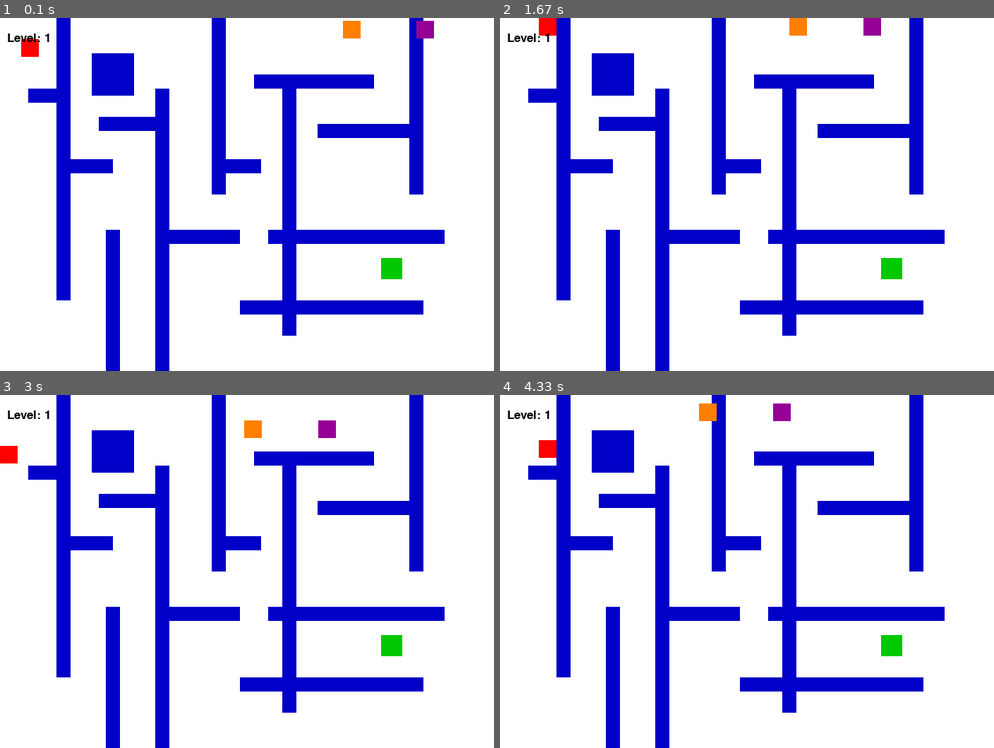
Above: before the commit, frames 1-4 (two rows, left to right).
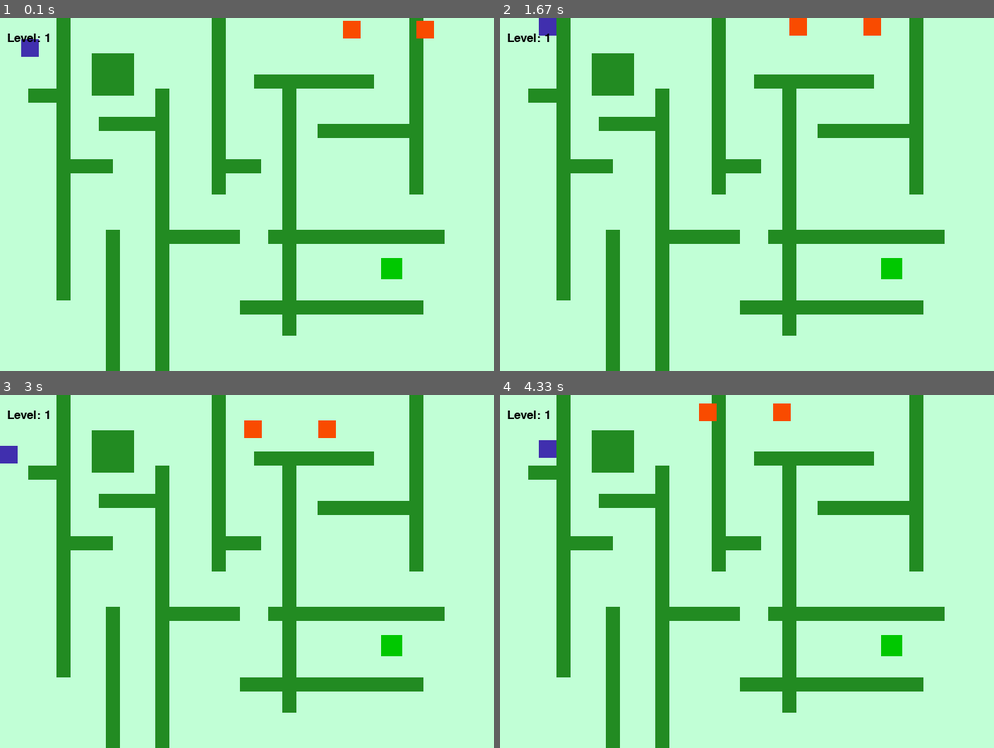
Above: after the commit, the same moments.

Repository: ruizmari192/RuizMarinaICS3C
Game: pygame game, started from pygame-assignment4.py
Two runs of this game, one before a commit and one after it. Both use one fixed random seed, a clock stepped at 60 frames per second and the inputs below.
Inputs:
- Up to frame 1 (0.1 s): no input
- Up to frame 2 (1.67 s): hold Right 0.33-0.8 s; hold Up 0.83-1.13 s; hold Right 1.17-1.63 s
- Up to frame 3 (3 s): hold Left 1.67-2.2 s; hold Down 2.23-2.53 s
- Up to frame 4 (4.33 s): hold Up 3-3.37 s; hold Right 3.4-4.03 s; hold Down from 4.07 s (still down)

The runs differ from the first frame. In frame 1, 100% of the frame differs, in the area x 0-100%, y 0-100%; in frame 2, 100%; in frame 3, 100%; in frame 4, 100%.

Commit message:
Trying to fix level 2

Diff:
--- a/pygame-assignment4.py
+++ b/pygame-assignment4.py
@@ -101,7 +101,8 @@
 # Set up colours
 WHITE = (255, 255, 255)
 BLUE = (0, 0, 200)
-RED = (255, 0, 0)
+PLAYER_COLOR = (64, 47, 174)
+RED = (249, 75, 0)
 GREEN = (0, 200, 0)
 BLACK = (0, 0, 0)
 PURPLE = (150, 0, 150)
@@ -109,6 +110,8 @@
 YELLOW = (255, 255, 0)
 GOLD = (225, 215, 0)
 BROWN = (165, 42, 42)
+DARK_GREEN = (34, 139, 34)
+LIGHT_GREEN = (193, 255, 214)
 
 #for level 2:
 stars = [
@@ -309,27 +312,27 @@
 #DRAWING:
   # Draw the background
 
-    screen.fill(WHITE)
+    screen.fill(LIGHT_GREEN)
 
 
     # Draw the maze walls
     for wall in walls:
-        pygame.draw.rect(screen, BLUE, wall)
+        pygame.draw.rect(screen, DARK_GREEN, wall)
         if wall == gate_wall:
-            pygame.draw.rect(screen, BROWN, wall)
+            pygame.draw.rect(screen, BLUE, wall)
         else:
-            pygame.draw.rect(screen, BLUE, wall)
+            pygame.draw.rect(screen, DARK_GREEN, wall)
 
     # Draw the exit
     pygame.draw.rect(screen, GREEN, exit_rect)
 
     # Draw the player
-    pygame.draw.rect(screen, RED, player)
+    pygame.draw.rect(screen, PLAYER_COLOR, player)
 
     #
     #draw the enemy
-    pygame.draw.rect(screen, PURPLE, enemy1)
-    pygame.draw.rect(screen, ORANGE, enemy2)
+    pygame.draw.rect(screen, RED, enemy1)
+    pygame.draw.rect(screen, RED, enemy2)
 
     #draw the text for the level
     font_level = pygame.font.SysFont(None, 25)
@@ -339,21 +342,25 @@
     if bullet_active:
         pygame.draw.rect(screen, YELLOW, (bullet_x, bullet_y, 15, 15))
 
-    if won1 and current_level == 2 and menu_screen == True:
+    if won1 == True and current_level == 2 and menu_screen == True:
         font = pygame.font.SysFont(None, 40)
         message = font.render("Level 2: Press SPACE to Play", True, BLACK)
-        screen.blit(message, (150, 175))
-
-    if won1 and current_level == 2 and menu_screen == False: #after menu screen
+        screen.blit(message, (250, 275))
+        print("HERE 1")
+
+    if won1 == True and current_level == 2 and menu_screen == False: #after menu screen
     #draw the stars
         for star in stars:
             pygame.draw.rect(screen, GOLD, star)
+        print("HERE 2")
+
 
     # Display the winning message
-    if won2:
+    if won2 == True:
         font = pygame.font.SysFont(None, 48)
         message = font.render("YOU WIN!", True, BLACK)
         screen.blit(message, (220, 180))
+        print("HERE 3")
 
     # Update the display
     pygame.display.flip()
